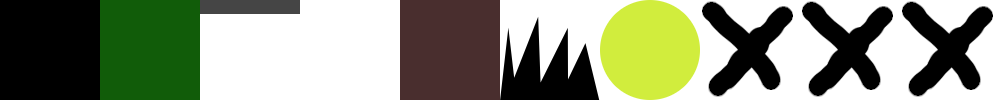
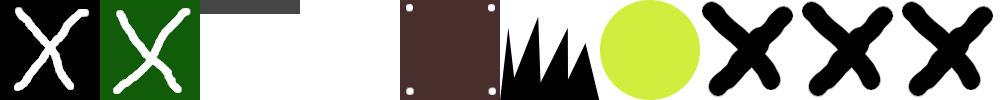
Before/after of a w=1000, h=100 layered artwork. What changed in the layer stack:
painted on "Empty with texture" over box(406, 4, 496, 95)
painted on "Ground" over box(113, 8, 191, 94)
painted on "Rock" over box(14, 7, 89, 91)
